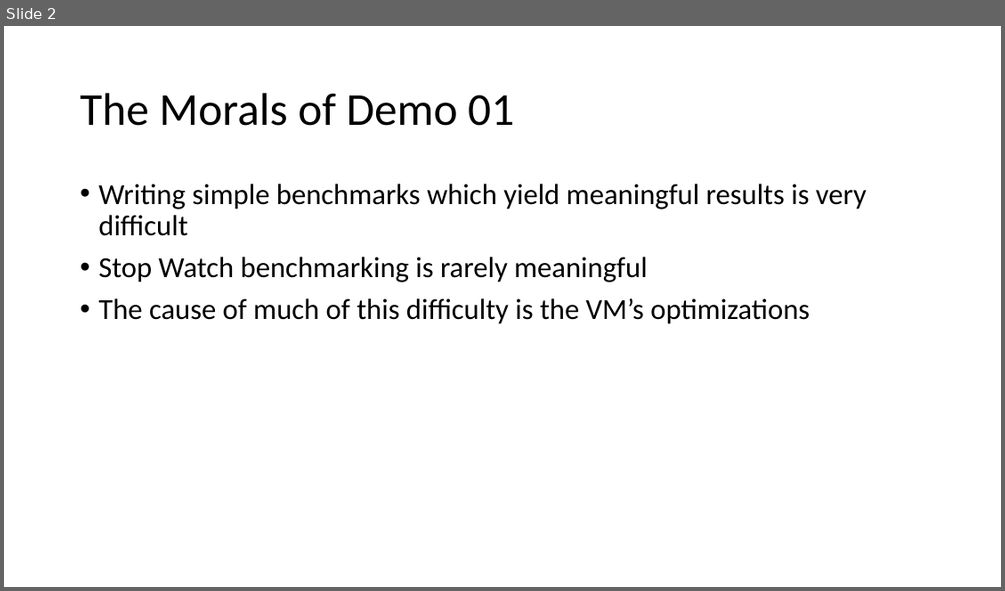
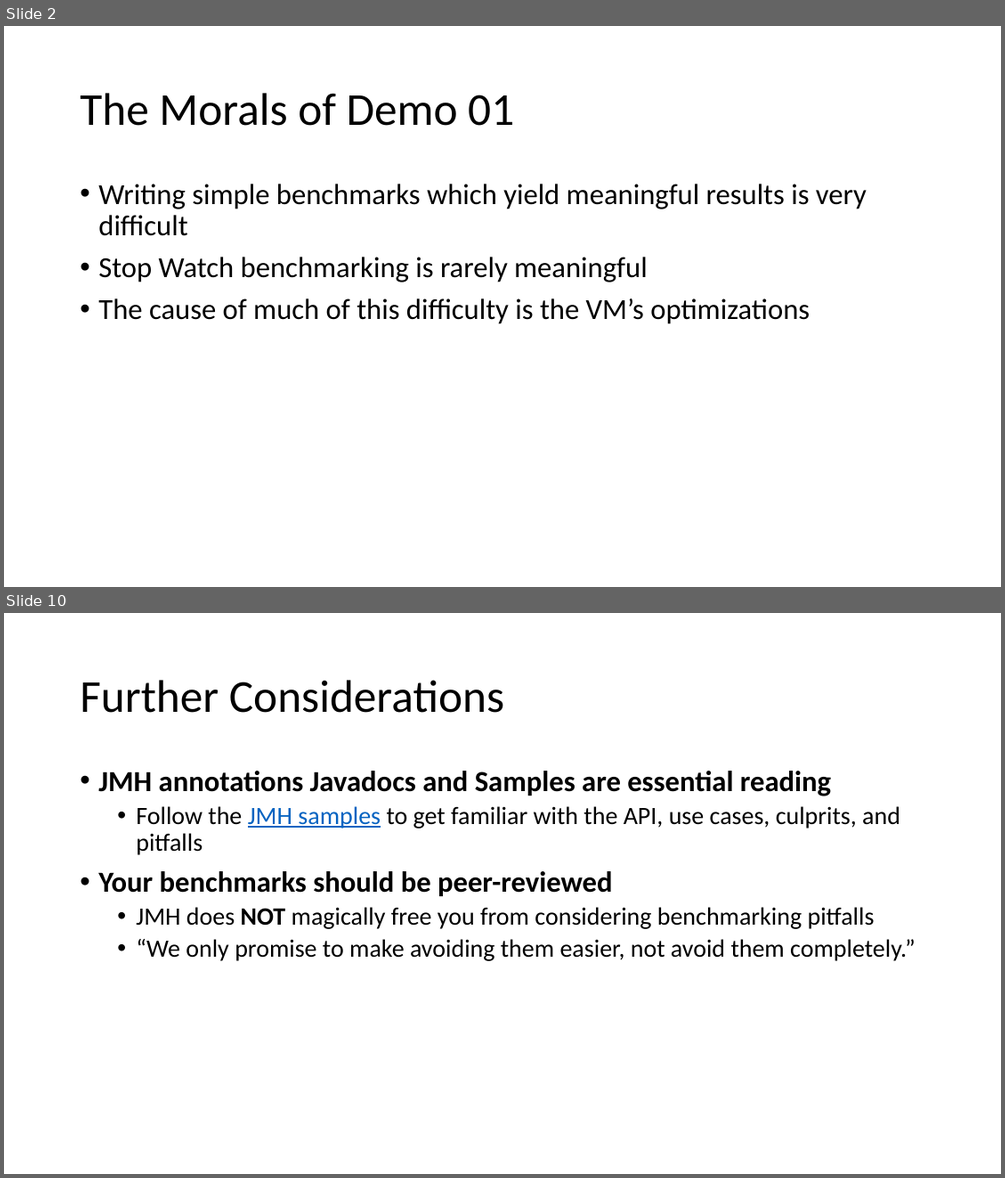
Before and after one commit to tresat/JMH-Presentation, a slide deck: doc/slides.pptx. Shown one above the other, each under a label of ours: slide 2 before the commit, slides 2 and 10 after it; the slides between them are not shown. The pictures are 1005x591 and 1005x1178 pixels, drawn with LibreOffice and Linux fonts; fonts in the diff are those of the drawing. Boxes give left, top, right and bottom in pixels: in the first picture for what was removed or moved away, otherwise in the second. Text is boxed around its words. In the diff, an @@ line names an element or a change of style, - is before the commit and + after.

```diff
--- a/doc/slides.pptx
+++ b/doc/slides.pptx
@@ slide 10 added at bbox=[4, 613, 1001, 1174], background #FFFFFF @@
@@ title added at bbox=[80, 680, 504, 713], 44 pt, text #000000 @@
+Further Considerations
@@ text added at bbox=[98, 771, 915, 961], 24 pt, text #000000 @@
+• JMH annotations Javadocs and Samples are essential reading
+  • Follow the JMH samples to get familiar with the API, use cases, culprits, and pitfalls
+• Your benchmarks should be peer-reviewed
+  • JMH does NOT magically free you from considering benchmarking pitfalls
+  • “We only promise to make avoiding them easier, not avoid them completely.”
```
Also in this commit, not shown: 4 slides changed, 4 other slides added, 9 other files.
